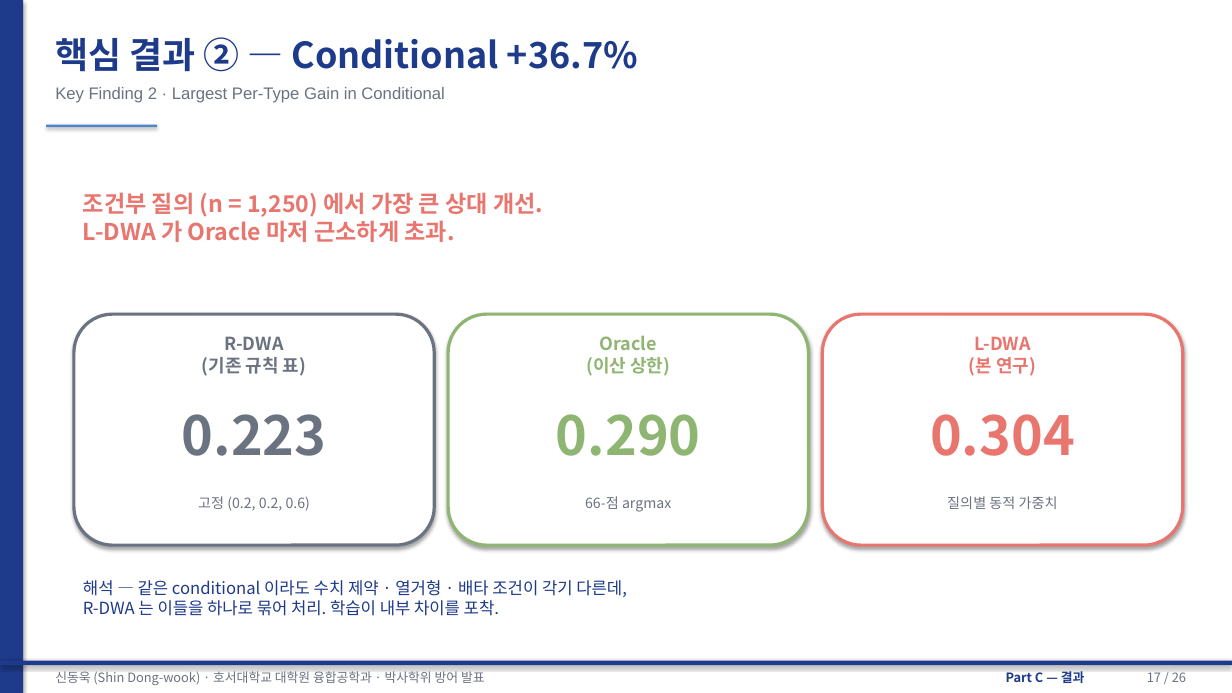
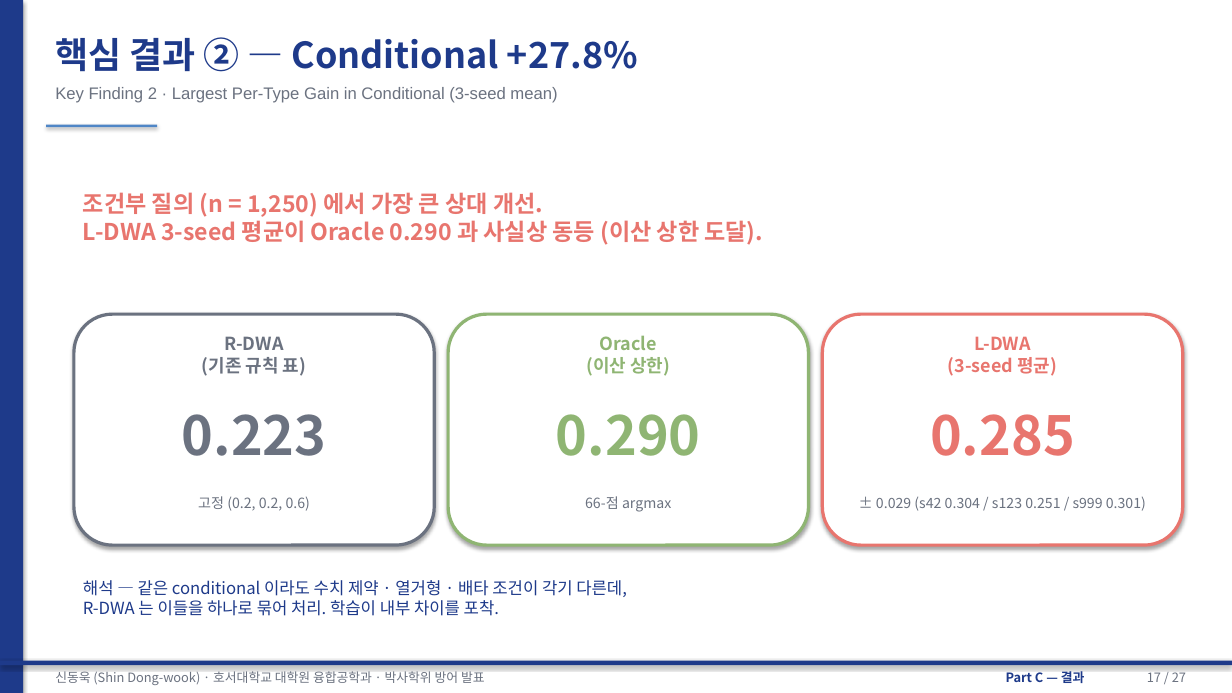
Before and after one commit to sdw1621/triple-rag-phd, a slide deck: slide 17 of thesis_current/박사논문_방어발표_v1.pptx. Drawn at 1232x693 pixels with LibreOffice and Linux fonts; fonts in the diff are those of the drawing. Boxes give left, top, right and bottom in pixels: in the first picture for what was removed or moved away, otherwise in the second. Text is boxed around its words. In the diff, an @@ line names an element or a change of style, - is before the commit and + after.

```diff
--- a/thesis_current/박사논문_방어발표_v1.pptx
+++ b/thesis_current/박사논문_방어발표_v1.pptx
@@ text at box(55, 37, 638, 72): text changed @@
-핵심 결과 ② — Conditional +36.7%
+핵심 결과 ② — Conditional +27.8%
@@ text at box(55, 87, 557, 103): text changed @@
-Key Finding 2 · Largest Per-Type Gain in Conditional
+Key Finding 2 · Largest Per-Type Gain in Conditional (3-seed mean)
@@ text at box(83, 216, 764, 245): text changed @@
-L-DWA 가 Oracle 마저 근소하게 초과.
+L-DWA 3-seed 평균이 Oracle 0.290 과 사실상 동등 (이산 상한 도달).
@@ text at box(948, 357, 1057, 376): text changed @@
-(본 연구)
+(3-seed 평균)
@@ text at box(930, 414, 1075, 456): text changed @@
-0.304
+0.285
@@ text at box(876, 497, 1146, 511): text changed @@
-질의별 동적 가중치
+± 0.029 (s42 0.304 / s123 0.251 / s999 0.301)
@@ text at box(1147, 669, 1186, 682): text changed @@
-17 / 26
+17 / 27
```
Also in this commit, not shown: 23 other slides changed, 1 slide added, 2 other files.
